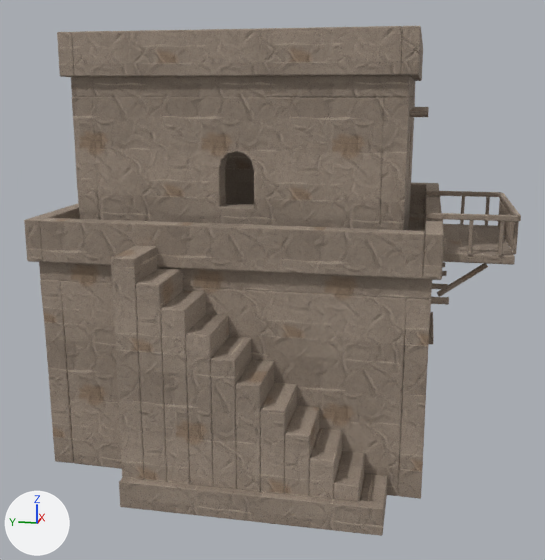
Renders of the glTF model assets/models/bh21.glb from each side of a commit.
Rendered twice from a camera (50 mm lens) standing at (-17.86, -3.71, 7.82) and looking at (-0.96, -0.33, 3.59). The axes (+X, +Y, +Z) are drawn at lower left. The lights are the same throughout. The older version comes first. Vertices at exactly the same position are counted once.

Script lines for the objects in view, before the commit:
```python
me_cube = bpy.data.meshes.new('Cube')
me_cube.from_pydata(...)  # 5854 vertices, 11448 faces; spans x -5.47..4.13, y -5.59..4.31, z -0.01..9.02
me_cube.materials.append(mat_adobe)
ob_house = bpy.data.objects.new('house', me_cube)
ob_house.location = (0.0, 0.0, 0.0)
```
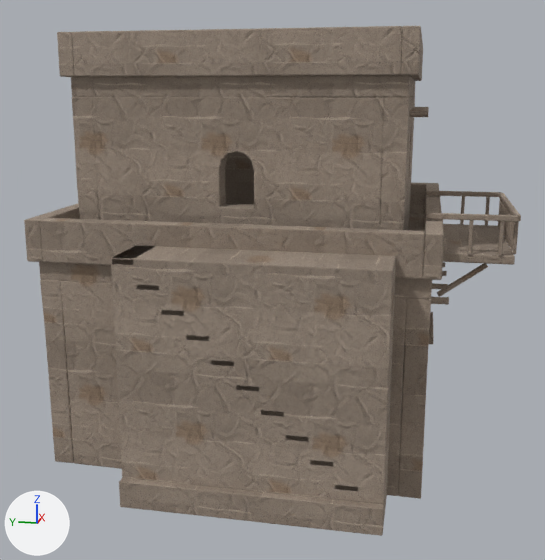
Changed parts and their boxes [x1, y1, x2, y2] in the pictures (545 x 560 px; the box of a moved part takes in the faces that stretch with it):
part 1 of me_cube, moved or reshaped
    before: [112, 245, 387, 527]
    after: [111, 245, 388, 511]
part 2 of me_cube, added (brown)
    after: [112, 246, 396, 527]

The change, as a diff of the scene's bpy script:
```diff
--- a/assets/models/bh21.glb.py
+++ b/assets/models/bh21.glb.py
@@ me_cube @@
 # used by ob_house; location = (0.0, 0.0, 0.0)
-me_cube.from_pydata(...)  # 5854 vertices, 11448 faces; spans x -5.47..4.13, y -5.59..4.31, z -0.01..9.02
+me_cube.from_pydata(...)  # 5930 vertices, 11556 faces; spans x -5.47..4.13, y -5.59..4.31, z -0.01..9.02
+# me_cube part 1: 554 vertices removed from x -5.31..-3.96, y -3.27..1.36, z 0.0..4.95; 616 vertices added at x -5.31..-3.96, y -3.28..1.8, z 0.31..4.95
+# me_cube part 2: 14 vertices added at x -5.31..-3.96, y -3.27..-3.24, z 4.92..4.95
+# other edits to the shape of me_cube do not show in these pictures
 me_cube.materials.append(mat_adobe)
```
